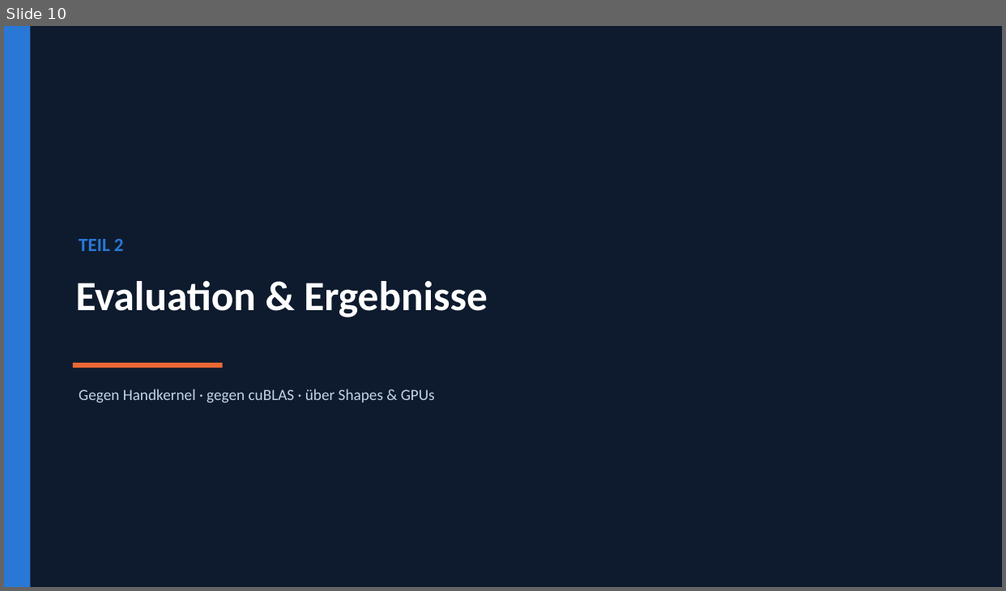
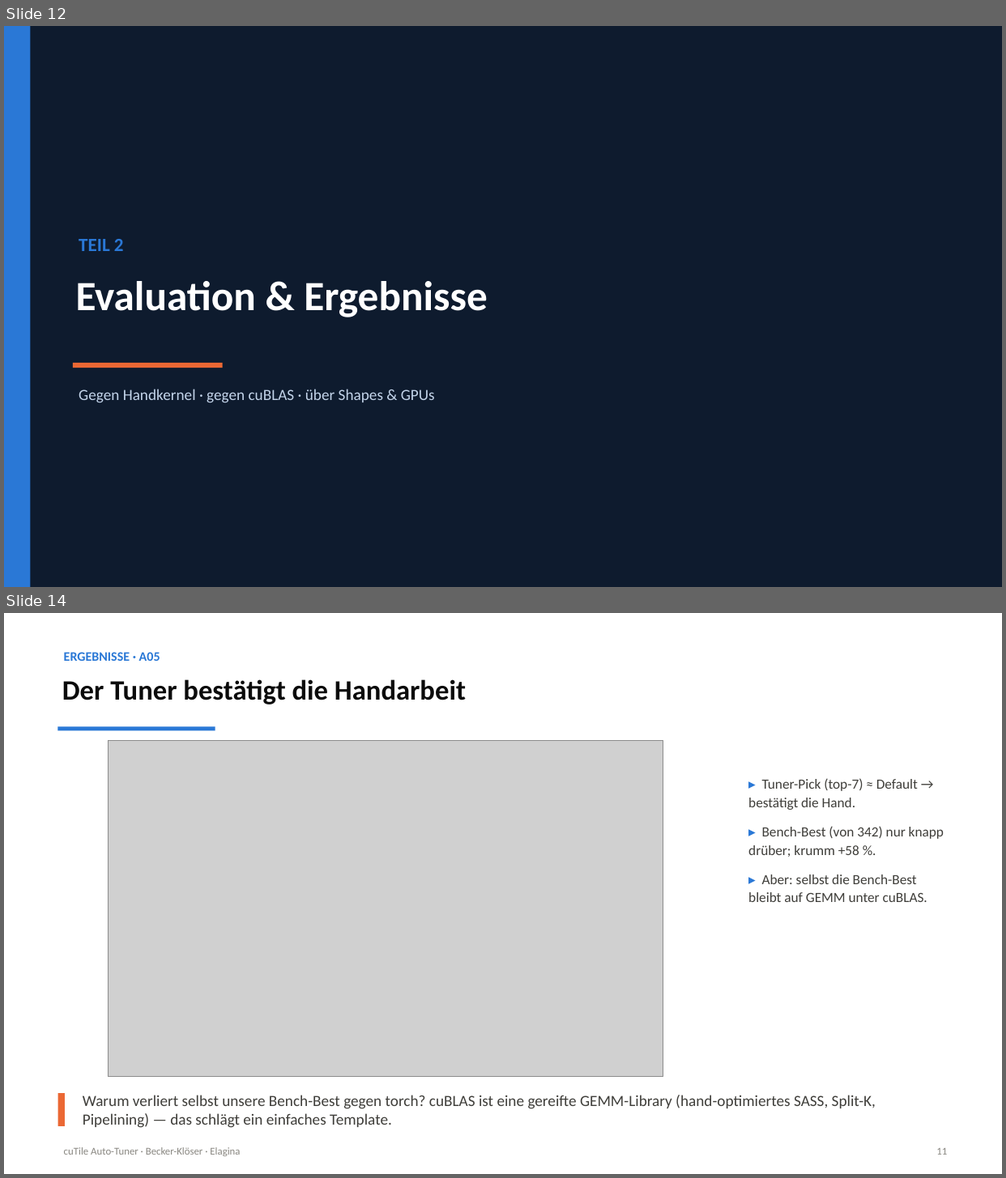
Before and after one commit to Niklas2021/MLA-SoSe-26, a slide deck: project/praesentation/cuTile_Auto-Tuner.pptx. Shown one above the other, each under a label of ours: slide 10 before the commit, slides 12 and 14 after it; the slides between them are not shown. The pictures are 1006x591 and 1006x1178 pixels, drawn with LibreOffice and Linux fonts; fonts in the diff are those of the drawing; grey boxes stand for pictures. Boxes give left, top, right and bottom in pixels: in the first picture for what was removed or moved away, otherwise in the second. Text is boxed around its words. In the diff, an @@ line names an element or a change of style, - is before the commit and + after.

```diff
--- a/project/praesentation/cuTile_Auto-Tuner.pptx
+++ b/project/praesentation/cuTile_Auto-Tuner.pptx
@@ slide 14 added at [4,613,1002,1174], background #FFFFFF @@
@@ text added at [64,652,160,661], 12.5 pt, text #2A78D6, bold @@
+ERGEBNISSE · A05
@@ text added at [62,679,466,705], 27 pt, text #0B0B0B, bold @@
+Der Tuner bestätigt die Handarbeit
@@ rectangle added at [58,726,215,731], fill #2A78D6 @@
@@ picture added at [108,740,663,1077] @@
@@ text added at [748,778,944,902], 13.5 pt, text #3F3E3A @@
+▸ Tuner-Pick (top-7) ≈ Default → bestätigt die Hand.
+▸ Bench-Best (von 342) nur knapp drüber; krumm +58 %.
+▸ Aber: selbst die Bench-Best bleibt auf GEMM unter cuBLAS.
@@ rectangle added at [58,1093,65,1127], fill #EB6834 @@
@@ text added at [83,1095,876,1128], 15 pt, text #3F3E3A @@
+Warum verliert selbst unsere Bench-Best gegen torch? cuBLAS ist eine gereifte GEMM-Library (hand-optimiertes SASS, Split-K, Pipelining) — das schlägt ein einfaches Template.
@@ text added at [64,1148,240,1157], 10 pt, text #898781 @@
+cuTile Auto-Tuner · Becker-Klöser · Elagina
@@ text added at [936,1148,947,1155], 10 pt, text #898781 @@
+11
@@ what was slide 10 is now slide 12 @@
```
Also in this commit, not shown: 10 slides changed, 2 other slides added, 1 slide removed, 25 other files.
